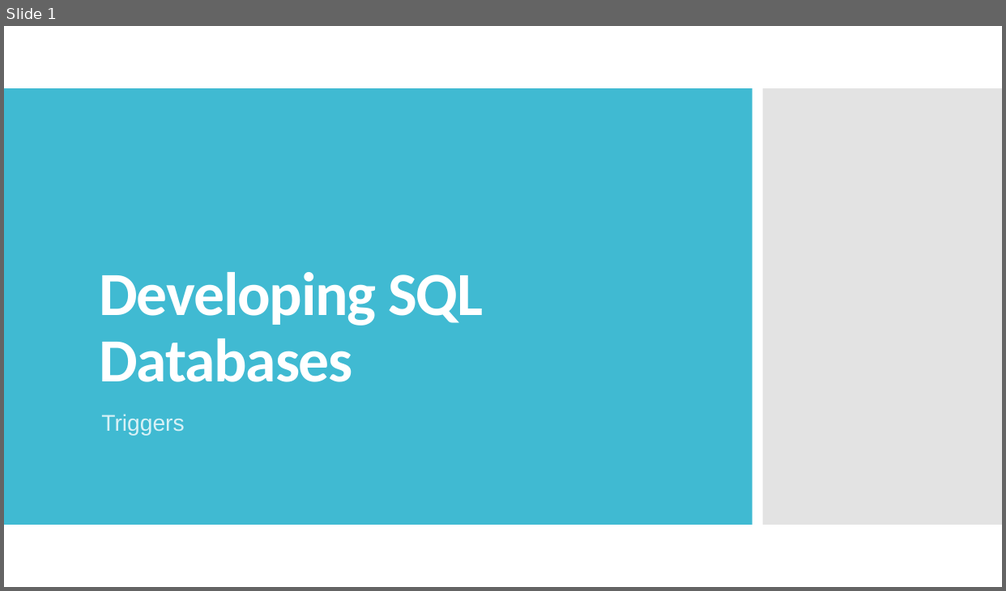
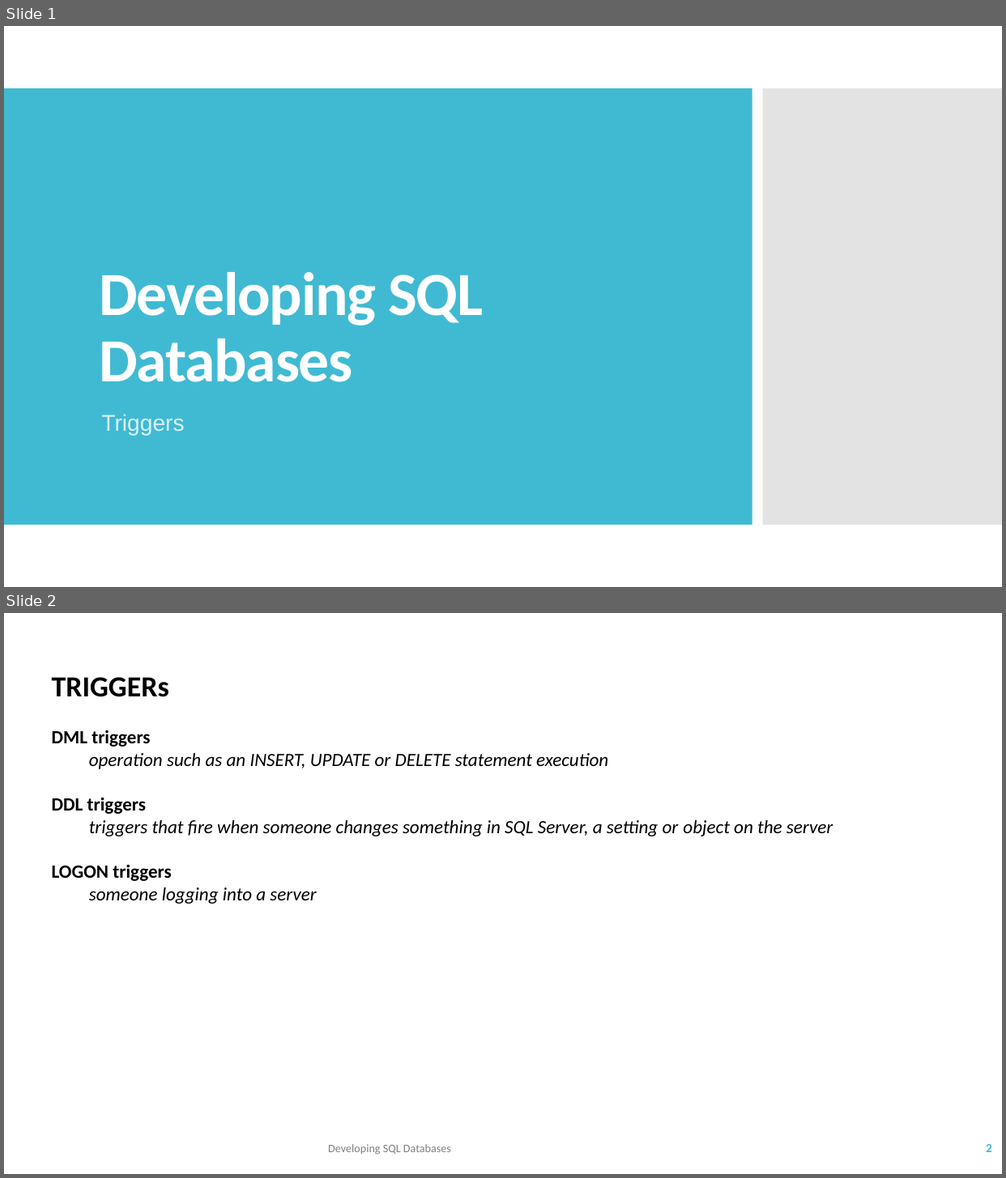
Before and after one commit to TKostyrka/70762DevSQLDB, a slide deck: DEVSQL_07_Triggers/DEVSQL_07_Triggers.pptx. Shown one above the other, each under a label of ours: slide 1 before the commit, slides 1 and 2 after it. The pictures are 1006x591 and 1006x1178 pixels, drawn with LibreOffice and Linux fonts; fonts in the diff are those of the drawing. Boxes give left, top, right and bottom in pixels: in the first picture for what was removed or moved away, otherwise in the second. Text is boxed around its words. In the diff, an @@ line names an element or a change of style, - is before the commit and + after.

```diff
--- a/DEVSQL_07_Triggers/DEVSQL_07_Triggers.pptx
+++ b/DEVSQL_07_Triggers/DEVSQL_07_Triggers.pptx
@@ slide 2 added at [4,613,1002,1174], background #FFFFFF @@
@@ text added at [52,677,833,904], 18 pt, text #000000, italic @@
+TRIGGERs
+DML triggers
+operation such as an INSERT, UPDATE or DELETE statement execution
+DDL triggers
+triggers that fire when someone changes something in SQL Server, a setting or object on the server
+LOGON triggers
+someone logging into a server
@@ text added at [328,1144,451,1155], 11 pt, text #808080 @@
+Developing SQL Databases
@@ page number added at [986,1144,992,1152], 12 pt, text #40BAD2, bold @@
+2
```
Also in this commit, not shown: 5 slides changed, 6 other slides added, 5 other files.
